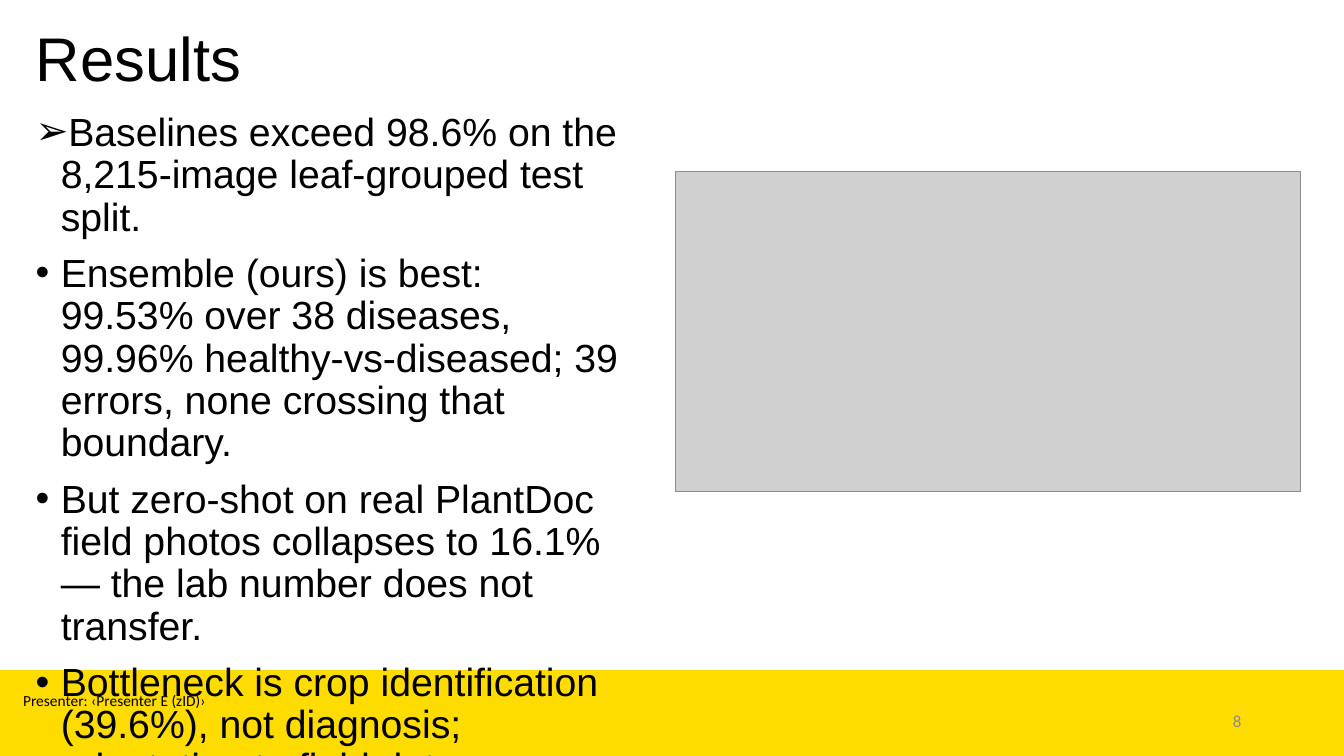
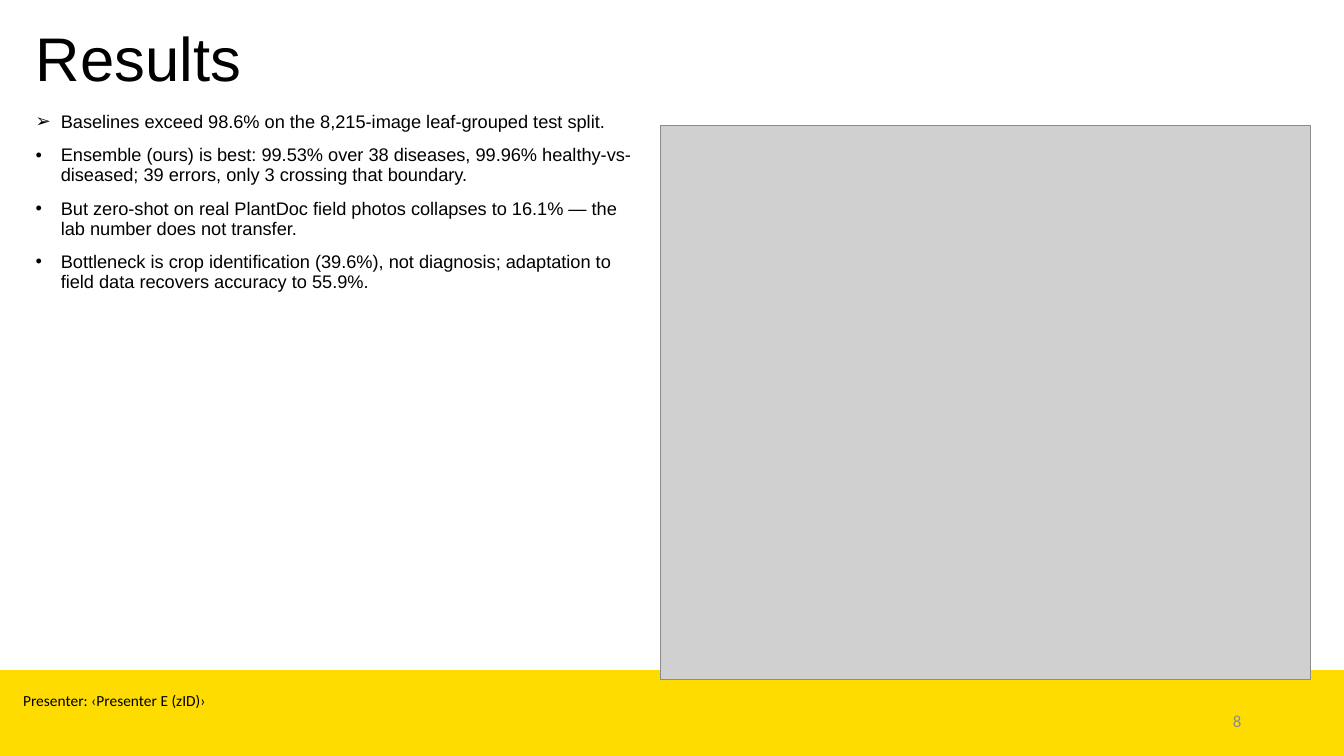
Before and after one commit to Mio812/plant-disease-detection, a slide deck: slide 8 of report/COMP9444_Presentation.pptx. Drawn at 1344x756 pixels with LibreOffice and Linux fonts; fonts in the diff are those of the drawing; grey boxes stand for pictures; background and template pictures are left out. Boxes give left, top, right and bottom in pixels: in the first picture for what was removed or moved away, otherwise in the second. Text is boxed around its words. In the diff, an @@ line names an element or a change of style, - is before the commit and + after.

Commit message:
Add six figures to report and slides; fix the healthy/diseased crossing claim
Tutor feedback: the report and deck lacked figures and the confusion matrix was missing. Adds tools/make_figures.py, which builds six print-quality figures straight from the committed result artefacts (nothing hand-entered): the 38-class confusion matrix, per-disease recall, the lab-to-field collapse, the frozen-vs-full parameter control, the adaptation curve, and severity vs the human ceiling. All six are embedded in the report with captions; the confusion matrix, the collapse and the adaptation curve also go on the Results, Discussion and Conclusion slides, using the template's own picture slot and narrowing the body text to fit.

Also corrects a factual error the figures exposed. Every deliverable claimed no error crosses the healthy/diseased boundary -- true on the old leaky split, false on the honest one, where 3 of 39 errors cross it and 2 of those are diseased leaves called healthy (the costlier direction). Binary is therefore 99.96%, not a perfect 100%. Related: per-disease figures and text were mixing two different ensembles (evaluate.py at 99.53% vs ensemble.py at 99.54%); everything now reads the evaluate.py source that the headline uses, so Tomato early blight is 93%, not 91%, and the notebook counts agree with the report.

```diff
--- a/report/COMP9444_Presentation.pptx
+++ b/report/COMP9444_Presentation.pptx
@@ text at bbox=[61, 114, 617, 292]: size 28 to 13 pt in "Baselines exceed 98.6% on the 8,215-image leaf-grouped ...", "But zero-shot on real PlantDoc field photos ...", "Bottleneck is crop identification (39.6%), not diagnosis; ..." @@
@@ text at bbox=[61, 148, 631, 185]: text changed; size 28 to 13 pt @@
-• Ensemble (ours) is best: 99.53% over 38 diseases, 99.96% healthy-vs-diseased; 39 errors, none crossing that boundary.
+• Ensemble (ours) is best: 99.53% over 38 diseases, 99.96% healthy-vs-diseased; 39 errors, only 3 crossing that boundary.
@@ picture: place and size @@
-picture at bbox=[676, 171, 1301, 491]
+picture at bbox=[660, 126, 1311, 680]
```
Also in this commit, not shown: 2 other slides changed, 13 other files.
